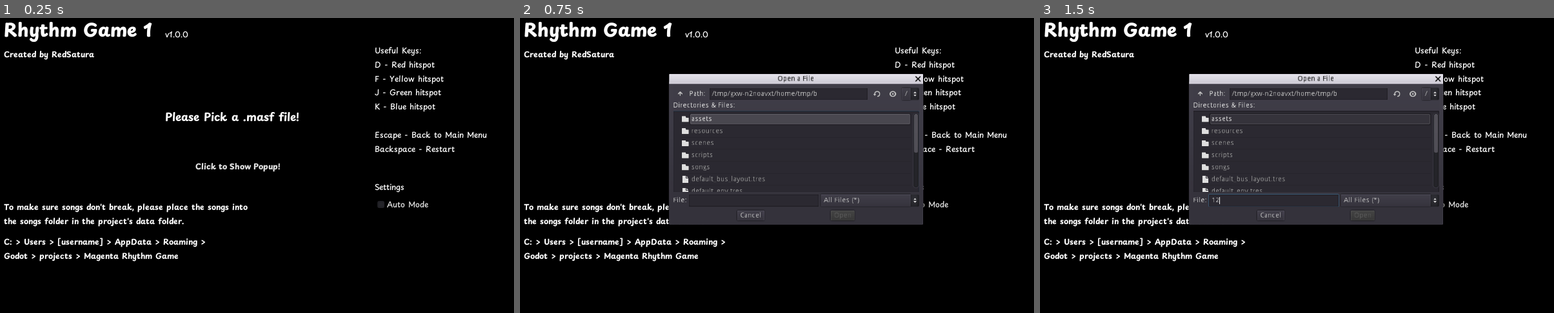
Above: before the commit, frames 1-3 (left to right).
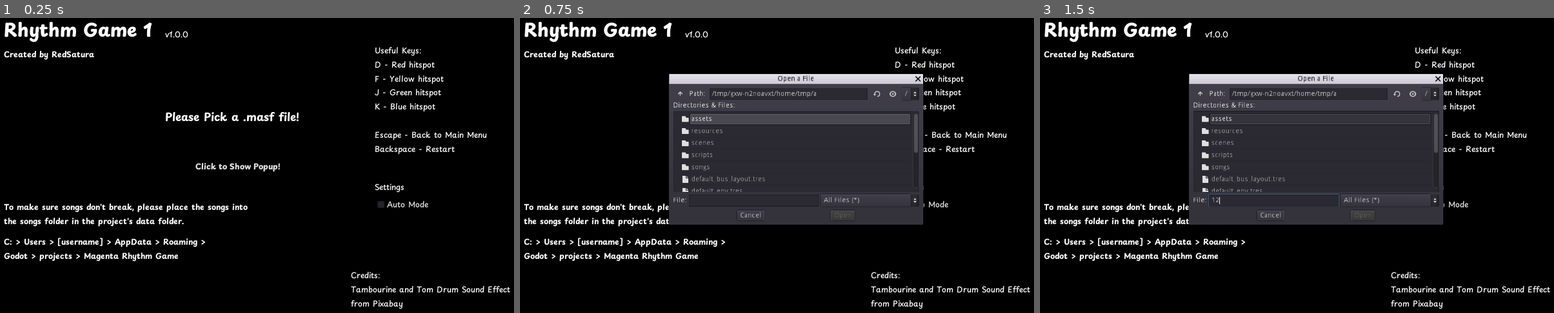
Above: after the commit, the same moments.

Repository: RedSatura/rhythm-game-1
Game: Godot game, scene res://scenes/main_menu.tscn
Same seed, same stepped clock (60 frames per second), same inputs: the game is played once before the commit and once after it. The engine's default icon, where the game draws it, is replaced by a stand-in: a white triangle on a blue panel in a dark square.
Inputs (mouse positions are in pixels of both pictures, inside the frame that each line leads up to):
- Up to frame 1 (0.25 s): no input
- Up to frame 2 (0.75 s): click "Click to Show Popup!" at 0.5 s
- Up to frame 3 (1.5 s): click (1271, 200) at 1.27 s; type "12" at 1.35 s

The runs differ from the first frame. In frame 1, 0.5% of the frame differs, in the area x 68-100%, y 86-99%; in frame 2, 0.5%, in the area x 57-100%, y 24-99%; in frame 3, 0.5%.

Commit message:
add note hit and miss sounds, songs transferred to data folder

Diff:
--- a/scenes/hitspots/hit_spot/event bus/hit_spot_event_bus.gd
+++ b/scenes/hitspots/hit_spot/event bus/hit_spot_event_bus.gd
@@ -5,6 +5,7 @@
 # warning-ignore:unused_signal
 signal get_note_spawn_position(position)
 
+# warning-ignore:unused_signal
 signal report_beat(beat_number)
 
 #updating score
--- a/scenes/hitspots/hit_spot/hit_spot.gd
+++ b/scenes/hitspots/hit_spot/hit_spot.gd
@@ -34,6 +34,9 @@
 onready var timer = $NoteSpawnInterval
 onready var input_cooldown = $InputCooldown
 onready var tween = $Tween
+onready var note_hit_sound = $NoteHitSound
+onready var note_miss_sound = $NoteMissSound
+onready var particles = $Particles2D
 
 func _ready():
 	pivot.rotation_degrees = initial_rotation
@@ -63,6 +66,8 @@
 		if current_note != null:
 			current_note.destroy_note()
 			HitSpotEventBus.emit_signal("update_score", "PERFECT")
+			note_hit_sound.play()
+			emit_particles()
 			current_note = null
 
 func _on_PerfectArea_area_exited(_area):
@@ -81,14 +86,19 @@
 				if perfect:
 					current_note.destroy_note()
 					HitSpotEventBus.emit_signal("update_score", "PERFECT")
+					note_hit_sound.play()
+					emit_particles()
 					current_note = null
 				elif good:
 					current_note.destroy_note()
 					HitSpotEventBus.emit_signal("update_score", "GOOD")
+					note_hit_sound.play()
+					emit_particles()
 					current_note = null
 				elif missable:
 					HitSpotEventBus.emit_signal("note_missed")
 					current_note.destroy_note()
+					note_miss_sound.play()
 					current_note = null
 
 func change_rotation_degrees(degrees: float, seconds: float):
@@ -121,6 +131,7 @@
 
 func _on_MissedNotesManager_area_entered(area):
 	area.destroy_note()
+	note_miss_sound.play()
 	HitSpotEventBus.emit_signal("note_missed")
 
 func change_note_spawn_position(new_position: Vector2):
@@ -131,3 +142,7 @@
 
 func _on_InputCooldown_timeout():
 	self.modulate = original_color
+
+func emit_particles():
+	particles.set_emitting(false)
+	particles.set_emitting(true)
--- a/scenes/hitspots/hit_spot/hit_spot.tscn
+++ b/scenes/hitspots/hit_spot/hit_spot.tscn
@@ -1,9 +1,11 @@
-[gd_scene load_steps=10 format=2]
+[gd_scene load_steps=13 format=2]
 
 [ext_resource path="res://scenes/hitspots/hit_spot/hit_spot.gd" type="Script" id=1]
 [ext_resource path="res://scenes/hitspots/hit_spot/hit_spot_position.gd" type="Script" id=2]
 [ext_resource path="res://scenes/hitspots/hit_spot/note_spawn_position.gd" type="Script" id=3]
 [ext_resource path="res://assets/hit_spot.png" type="Texture" id=4]
+[ext_resource path="res://assets/sounds/note_hit_sound_effect.mp3" type="AudioStream" id=5]
+[ext_resource path="res://assets/sounds/note_miss.mp3" type="AudioStream" id=6]
 
 [sub_resource type="CircleShape2D" id=2]
 radius = 24.0
@@ -19,6 +21,17 @@
 
 [sub_resource type="CircleShape2D" id=3]
 radius = 24.0
+
+[sub_resource type="ParticlesMaterial" id=6]
+flag_disable_z = true
+spread = 180.0
+gravity = Vector3( 0, 0, 0 )
+initial_velocity = 400.0
+initial_velocity_random = 0.5
+orbit_velocity = 0.0
+orbit_velocity_random = 0.0
+angle_random = 0.5
+scale = 4.0
 
 [node name="HitSpot" type="Node2D"]
 script = ExtResource( 1 )
@@ -95,6 +108,24 @@
 wait_time = 0.1
 one_shot = true
 
+[node name="Particles2D" type="Particles2D" parent="."]
+visible = false
+position = Vector2( 128, 0 )
+emitting = false
+amount = 75
+lifetime = 0.1
+one_shot = true
+speed_scale = 2.0
+explosiveness = 0.85
+randomness = 0.6
+process_material = SubResource( 6 )
+
+[node name="NoteHitSound" type="AudioStreamPlayer" parent="."]
+stream = ExtResource( 5 )
+
+[node name="NoteMissSound" type="AudioStreamPlayer2D" parent="."]
+stream = ExtResource( 6 )
+
 [connection signal="area_entered" from="Pivot/HitSpotPosition/GoodArea" to="." method="_on_GoodArea_area_entered"]
 [connection signal="area_exited" from="Pivot/HitSpotPosition/GoodArea" to="." method="_on_GoodArea_area_exited"]
 [connection signal="area_entered" from="Pivot/HitSpotPosition/GoodArea/PerfectArea" to="." method="_on_PerfectArea_area_entered"]
--- a/scenes/hitspots/hitspots.gd
+++ b/scenes/hitspots/hitspots.gd
@@ -32,6 +32,8 @@
 	else:
 		pass
 
+# warning-ignore:unused_argument
+# warning-ignore:unused_argument
 func change_hitspot_note_spawn_interval(hitspot_number: int, new_interval: float):
 	pass
 
--- a/scenes/main_menu.gd
+++ b/scenes/main_menu.gd
@@ -1,6 +1,7 @@
 extends Node2D
 
 func _ready():
+	make_songs_folder()
 	SongEventBus.auto_mode = false
 
 func _on_ShowFileDialog_pressed():
@@ -12,3 +13,9 @@
 
 func _on_AutoModeButton_pressed():
 	SongEventBus.auto_mode = $CanvasLayer/AutoModeButton.pressed
+
+func make_songs_folder():
+	var dir = Directory.new()
+	if !dir.dir_exists("user://songs"):
+		dir.open("user://")
+		dir.make_dir("songs")
--- a/scenes/main_menu.tscn
+++ b/scenes/main_menu.tscn
@@ -35,6 +35,9 @@
 [sub_resource type="DynamicFont" id=8]
 font_data = ExtResource( 6 )
 
+[sub_resource type="DynamicFont" id=10]
+font_data = ExtResource( 6 )
+
 [node name="MainMenu" type="Node2D"]
 script = ExtResource( 4 )
 
@@ -46,6 +49,7 @@
 margin_top = -88.0
 margin_right = 1112.0
 margin_bottom = 664.0
+rect_scale = Vector2( 1.1111, 1 )
 texture = ExtResource( 1 )
 expand = true
 stretch_mode = 1
@@ -105,6 +109,7 @@
 margin_bottom = 424.0
 window_title = "Open a File"
 resizable = true
+mode_overrides_title = false
 mode = 0
 access = 2
 current_dir = "/Users/gianbryanmariel/Desktop/RedSatura's files/godot stuff/Magenta Rhythm Game"
@@ -170,14 +175,6 @@
 "_edit_use_anchors_": false
 }
 
-[node name="Songs" type="Control" parent="CanvasLayer"]
-visible = false
-margin_right = 40.0
-margin_bottom = 40.0
-__meta__ = {
-"_edit_use_anchors_": false
-}
-
 [node name="Settings" type="Label" parent="CanvasLayer"]
 margin_left = 744.0
 margin_top = 336.0
@@ -202,6 +199,19 @@
 "_edit_use_anchors_": false
 }
 
+[node name="Credits" type="Label" parent="CanvasLayer"]
+margin_left = 696.0
+margin_top = 512.0
+margin_right = 1017.0
+margin_bottom = 593.0
+custom_fonts/font = SubResource( 10 )
+text = "Credits:
+Tambourine and Tom Drum Sound Effect from Pixabay"
+autowrap = true
+__meta__ = {
+"_edit_use_anchors_": false
+}
+
 [connection signal="file_selected" from="CanvasLayer/FileDialog" to="." method="_on_FileDialog_file_selected"]
 [connection signal="pressed" from="CanvasLayer/ShowFileDialog" to="." method="_on_ShowFileDialog_pressed"]
 [connection signal="pressed" from="CanvasLayer/AutoModeButton" to="." method="_on_AutoModeButton_pressed"]
--- a/scenes/song_manager.gd
+++ b/scenes/song_manager.gd
@@ -3,6 +3,7 @@
 export(String, FILE) var song_path = ""
 
 export var auto_mode: bool = false
+export var in_editor: bool = false
 export var play_from_quarter_beat = 0
 
 export var song_content_starter = "MagentaSongFormatStart"
@@ -164,10 +165,13 @@
 	var video_regex = RegEx.new()
 	video_regex.compile("(?<=VIDEOSRC:).*")
 	var video_result = video_regex.search(file_content)
-
+	var video
 	if video_result:
 		var result = video_result.get_string().strip_edges()
-		var video = load(result)
+		if in_editor:
+			video = load("res://" + str(result))
+		else:
+			video = load("user://" + str(result))
 		video_player.stream = video
 
 func initialize_conductor():
@@ -193,7 +197,11 @@
 
 	if audio_result:
 		var result = audio_result.get_string().strip_edges()
-		var audio = load(result)
+		var audio
+		if in_editor:
+			audio = load("res://" + str(result))
+		else:
+			audio = load("user://" + str(result))
 		conductor.stream = audio
 	else:
 		pass
--- a/scenes/song_manager.tscn
+++ b/scenes/song_manager.tscn
@@ -28,6 +28,7 @@
 
 [node name="SongManager" type="Node2D"]
 script = ExtResource( 1 )
+auto_mode = true
 
 [node name="HitSpots" parent="." instance=ExtResource( 2 )]
 
@@ -64,9 +65,9 @@
 layer = 2
 
 [node name="LyricsLabel" type="Label" parent="CanvasLayer2"]
-margin_top = 480.0
+margin_top = 512.0
 margin_right = 1024.0
-margin_bottom = 544.0
+margin_bottom = 576.0
 rect_min_size = Vector2( 0, 64 )
 custom_fonts/font = SubResource( 1 )
 text = "Test Lyric!"
@@ -93,10 +94,10 @@
 }
 
 [node name="AutoModeLabel" type="Label" parent="CanvasLayer2"]
-margin_left = 816.0
+margin_left = 752.0
 margin_top = 8.0
 margin_right = 1014.0
-margin_bottom = 56.0
+margin_bottom = 64.0
 custom_colors/font_outline_modulate = Color( 1, 0, 0, 1 )
 custom_fonts/font = SubResource( 2 )
 text = "Auto Mode Enabled!"
--- a/scenes/song_play_area.gd
+++ b/scenes/song_play_area.gd
@@ -4,8 +4,12 @@
 var good = 0
 var miss = 0
 
+var combo = 0 setget update_combo_label
+
 onready var score_label = $ScoreLabel
+onready var combo_label = $ComboLabel
 onready var note_feedback_label = $NoteFeedbackLabel
+onready var visibility_timer = $VisibilityTimer
 
 func _ready():
 # warning-ignore:return_value_discarded
@@ -17,10 +21,12 @@
 func update_score(score):
 	if score == "PERFECT":
 		perfect += 1
+		self.combo += 1
 		update_label()
 		update_note_feedback_label("PERFECT")
 	elif score == "GOOD":
 		good += 1
+		self.combo += 1
 		update_label()
 		update_note_feedback_label("GOOD")
 	else:
@@ -33,24 +39,25 @@
 	match score:
 		"PERFECT":
 			note_feedback_label.visible = true
-			note_feedback_label.visibility_timer.start()
+			visibility_timer.start()
 			note_feedback_label.text = "PERFECT!"
 			note_feedback_label.add_color_override("font_outline_modulate", Color(0, 1, 0, 1))
 		"GOOD":
 			note_feedback_label.text = "Good!"
 			note_feedback_label.visible = true
-			note_feedback_label.visibility_timer.start()
+			visibility_timer.start()
 			note_feedback_label.add_color_override("font_outline_modulate", Color(1, 1, 0, 1))
 		"MISS":
 			note_feedback_label.text = "Miss"
 			note_feedback_label.visible = true
-			note_feedback_label.visibility_timer.start()
+			visibility_timer.start()
 			note_feedback_label.add_color_override("font_outline_modulate", Color(1, 0, 0, 1))
 		_:
 			pass
 
 func note_missed():
 	miss += 1
+	self.combo = 0
 	update_label()
 	update_note_feedback_label("MISS")
 
@@ -60,9 +67,21 @@
 	SongEventBus.miss = miss
 	get_tree().change_scene("res://scenes/song_end_screen.tscn")
 
-func _unhandled_input(event):
+func _unhandled_input(_event):
 	if Input.is_action_just_pressed("back_to_main_menu"):
 		get_tree().change_scene("res://scenes/main_menu.tscn")
 
 	if Input.is_action_just_pressed("restart"):
 		get_tree().reload_current_scene()
+
+func update_combo_label(new_value):
+	combo = new_value
+	if combo >= 10:
+		combo_label.set_visible(true)
+		combo_label.set_text("Combo x" + str(combo) + "!")
+	else:
+		combo_label.set_visible(false)
+
+func _on_VisibilityTimer_timeout():
+	note_feedback_label.visible = false
+	combo_label.visible = false
--- a/scenes/song_play_area.tscn
+++ b/scenes/song_play_area.tscn
@@ -15,13 +15,20 @@
 outline_size = 2
 font_data = ExtResource( 5 )
 
+[sub_resource type="DynamicFont" id=3]
+size = 20
+outline_size = 1
+outline_color = Color( 1, 0, 0.913725, 1 )
+font_data = ExtResource( 5 )
+
 [node name="SongPlayArea" type="Node2D"]
 script = ExtResource( 2 )
 
 [node name="SongManager" parent="." instance=ExtResource( 1 )]
 position = Vector2( 512, 300 )
-song_path = "res://songs/Help me, ERINNNNNN!!/Help me, ERINNNNNN!!.masf"
-auto_mode = true
+song_path = "res://songs/Wakasagihime's 100 Sushi Topping Game/Wakasagihime's 100 Sushi Topping Game.masf"
+in_editor = true
+play_from_quarter_beat = 20
 
 [node name="ScoreLabel" type="Label" parent="."]
 margin_left = 8.0
@@ -52,8 +59,18 @@
 "_edit_use_anchors_": false
 }
 
-[node name="VisibilityTimer" type="Timer" parent="NoteFeedbackLabel"]
+[node name="ComboLabel" type="Label" parent="."]
+margin_left = 448.0
+margin_top = 312.0
+margin_right = 576.0
+margin_bottom = 343.0
+custom_fonts/font = SubResource( 3 )
+__meta__ = {
+"_edit_use_anchors_": false
+}
+
+[node name="VisibilityTimer" type="Timer" parent="."]
 wait_time = 2.0
 one_shot = true
 
-[connection signal="timeout" from="NoteFeedbackLabel/VisibilityTimer" to="NoteFeedbackLabel" method="_on_VisibilityTimer_timeout"]
+[connection signal="timeout" from="VisibilityTimer" to="." method="_on_VisibilityTimer_timeout"]
--- a/scenes/ui/note_feedback_label.gd
+++ b/scenes/ui/note_feedback_label.gd
@@ -1,6 +1 @@
 extends Label
-
-onready var visibility_timer = $VisibilityTimer
-
-func _on_VisibilityTimer_timeout():
-	self.visible = false
Not shown, added: assets/sounds/note_hit.mp3.import
Not shown, added: assets/sounds/note_hit_sound_effect.mp3.import
Not shown, added: assets/sounds/note_miss.mp3.import
Not shown: 1 places in scenes/main_menu.tscn that only renumber resources
Not shown: 1 places in scenes/song_play_area.tscn that only renumber resources
Not shown, added: assets/sounds/note_hit.mp3
Not shown, added: assets/sounds/note_miss.mp3
